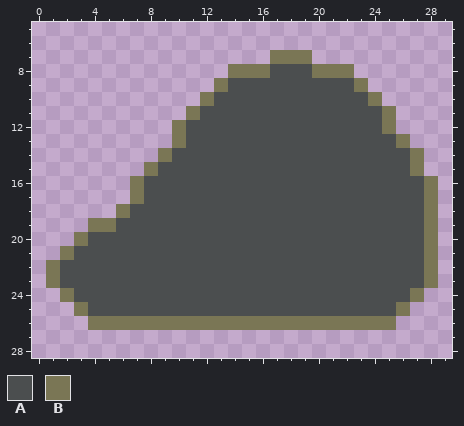
A pixel-art sprite gets an edit: Assets/Sprites/Power-up-clicked.png. The picture above was drawn from the file before the commit.
The file is 64x64 pixels, drawn in blocks of 2x2; one block is one cell here. Colours within 5 levels of each other are drawn and written as one. Shown: x 0..29, y 5..28.
Palette (. is transparent): A #4b4e4f  B #7a7655
Pixels before, first column x 1:
 7 ................BBB.........
 8 .............BBBAAABBB......
 9 ............BAAAAAAAAAB.....
10 ...........BAAAAAAAAAAAB....
11 ..........BAAAAAAAAAAAAAB...
12 .........BAAAAAAAAAAAAAAB...
13 .........BAAAAAAAAAAAAAAAB..
14 ........BAAAAAAAAAAAAAAAAAB.
15 .......BAAAAAAAAAAAAAAAAAAB.
16 ......BAAAAAAAAAAAAAAAAAAAAB
17 ......BAAAAAAAAAAAAAAAAAAAAB
18 .....BAAAAAAAAAAAAAAAAAAAAAB
19 ...BBAAAAAAAAAAAAAAAAAAAAAAB
20 ..BAAAAAAAAAAAAAAAAAAAAAAAAB
21 .BAAAAAAAAAAAAAAAAAAAAAAAAAB
22 BAAAAAAAAAAAAAAAAAAAAAAAAAAB
23 BAAAAAAAAAAAAAAAAAAAAAAAAAAB
24 .BAAAAAAAAAAAAAAAAAAAAAAAAB.
25 ..BAAAAAAAAAAAAAAAAAAAAAAB..
26 ...BBBBBBBBBBBBBBBBBBBBBB...
Now the later version:
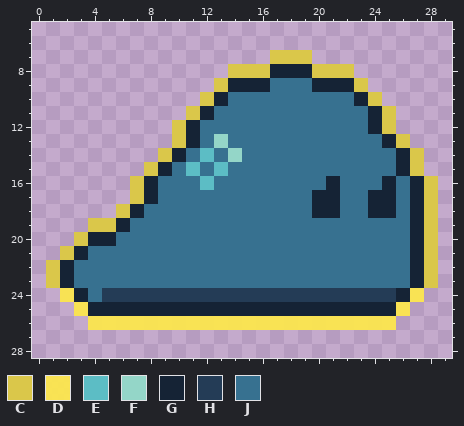
Colours new in this view: C #dac74a  D #fae451f9  E #5cbdc5  F #94d6c8  G #152335  H #243c56  J #377190
Log entry: Matched Power buttons to rest of UI
The exact change:
Changed rows in their new state; - is an unchanged pixel.
first column x 1:
 7 ----------------CCC---------
 8 -------------CCCGGGCCC------
 9 ------------CGGGJJJGGGC-----
10 -----------CGJJJJJJJJJGC----
11 ----------CGJJJJJJJJJJJGC---
12 ---------CGJJJJJJJJJJJJGC---
13 ---------CGJFJJJJJJJJJJJGC--
14 --------CGJEJFJJJJJJJJJJJGC-
15 -------CGJEJEJJJJJJJJJJJJGC-
16 ------CGJJJEJJJJJJJJGJJJGJGC
17 ------CGJJJJJJJJJJJGGJJGGJGC
18 -----CGJJJJJJJJJJJJGGJJGGJGC
19 ---CCGJJJJJJJJJJJJJJJJJJJJGC
20 --CGGJJJJJJJJJJJJJJJJJJJJJGC
21 -CGJJJJJJJJJJJJJJJJJJJJJJJGC
22 CGJJJJJJJJJJJJJJJJJJJJJJJJGC
23 CGJJJJJJJJJJJJJJJJJJJJJJJJGC
24 -DGJHHHHHHHHHHHHHHHHHHHHHGD-
25 --DGGGGGGGGGGGGGGGGGGGGGGD--
26 ---DDDDDDDDDDDDDDDDDDDDDD---
Changed places in both pictures, as pixel boxes (x1, y1, x2, y2):
changed: (46, 50, 438, 330)
